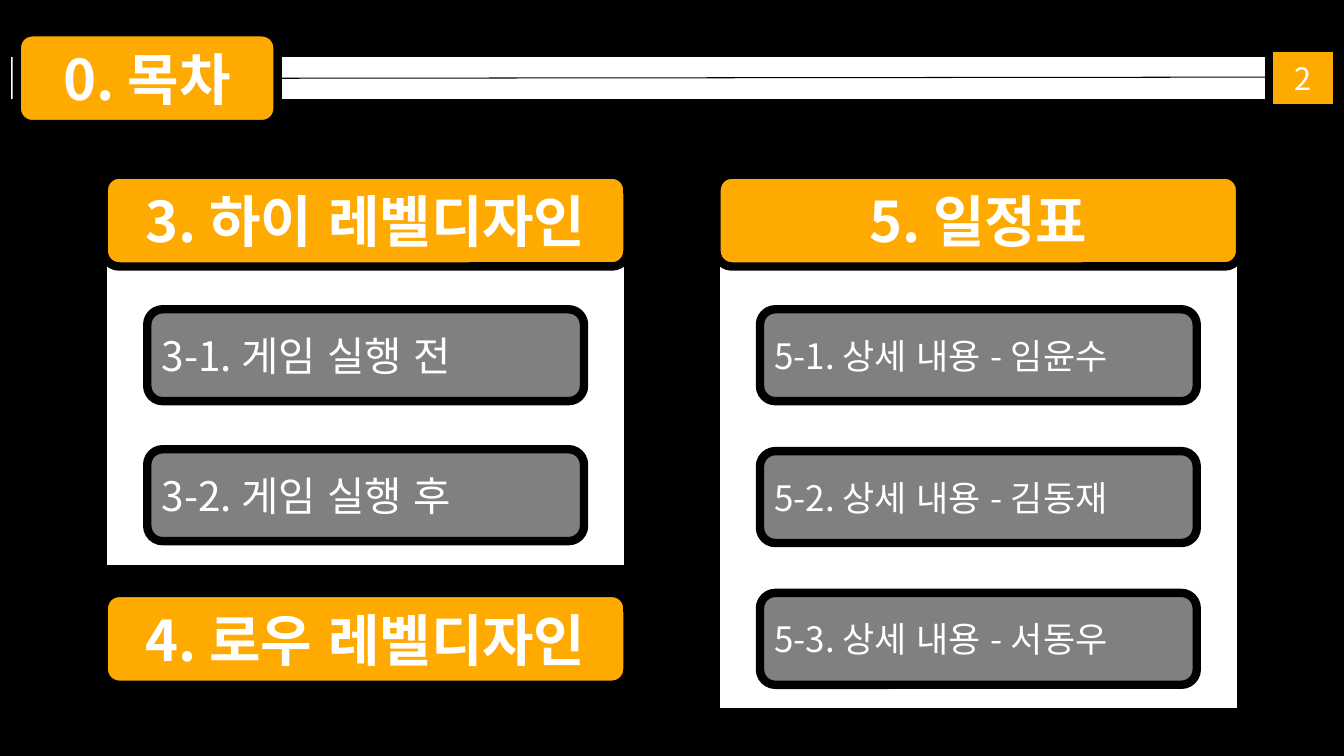
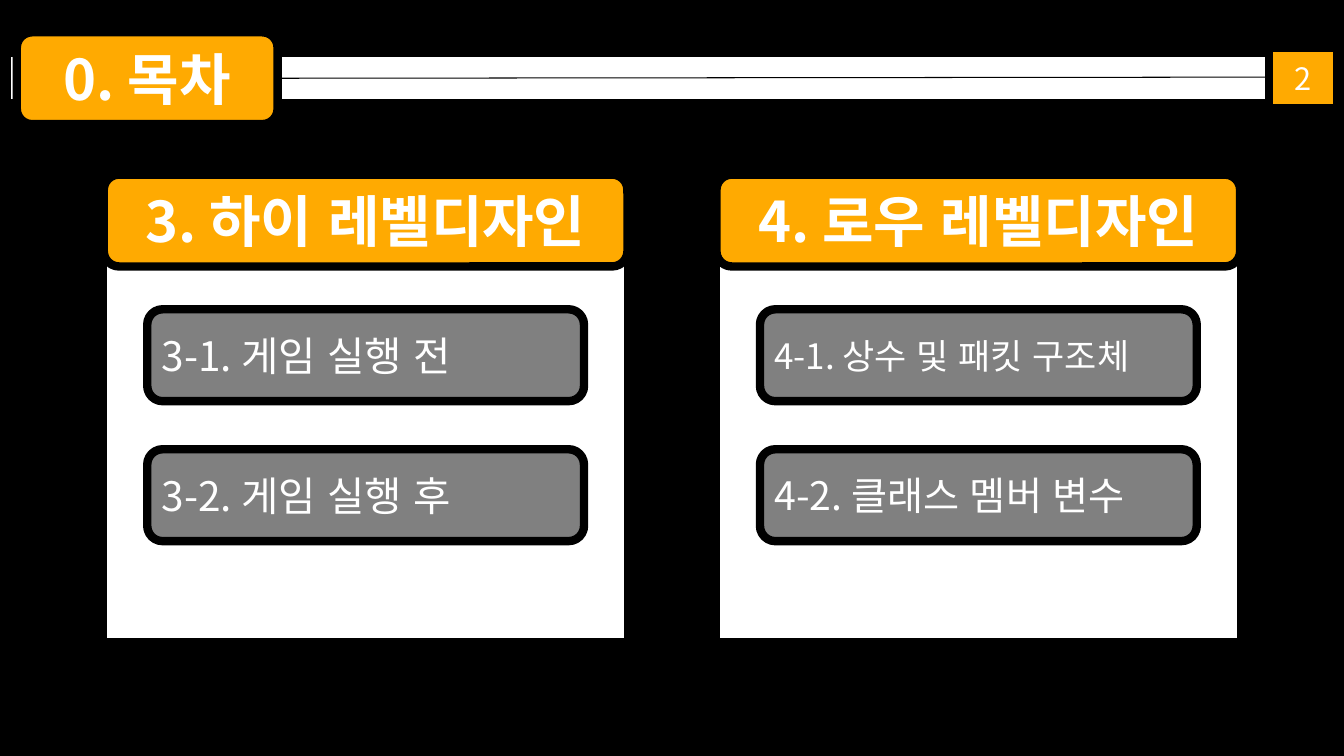
Before and after one commit to KimDJ7105/2023_network_game_project, a slide deck: slide 3 of 넷겜플 1팀 텀프로젝트 추진계획서.pptx. Drawn at 1344x756 pixels with LibreOffice and Linux fonts; fonts in the diff are those of the drawing; background and template pictures are left out. Boxes give left, top, right and bottom in pixels: in the first picture for what was removed or moved away, otherwise in the second. Text is boxed around its words. In the diff, an @@ line names an element or a change of style, - is before the commit and + after.

```diff
--- a/넷겜플 1팀 텀프로젝트 추진계획서.pptx
+++ b/넷겜플 1팀 텀프로젝트 추진계획서.pptx
@@ rounded rectangle "4. 로우 레벨디자인": place and size @@
-rounded rectangle "4. 로우 레벨디자인" at bbox=[104, 593, 628, 685]
+rounded rectangle "4. 로우 레벨디자인" at bbox=[717, 174, 1241, 266]
@@ rounded rectangle removed at bbox=[717, 174, 1241, 266] @@
-5. 일정표
@@ rectangle added at bbox=[104, 189, 628, 642], fill #FFFFFF, outline #000000 4.5 pt @@
@@ rectangle: place and size @@
-rectangle at bbox=[717, 188, 1241, 712]
+rectangle at bbox=[717, 189, 1241, 642]
@@ text in rounded rectangle at bbox=[774, 340, 1129, 372]: text changed @@
-5-1. 상세 내용 - 임윤수
+4-1. 상수 및 패킷 구조체
@@ text in rounded rectangle at bbox=[774, 477, 1125, 513]: text changed; size 25 to 28 pt @@
-5-2. 상세 내용 - 김동재
+4-2. 클래스 멤버 변수
@@ rounded rectangle removed at bbox=[760, 593, 1197, 685] @@
-5-3. 상세 내용 - 서동우
```
Also in this commit, not shown: 16 other slides changed, 2 slides added, 1 other file.
